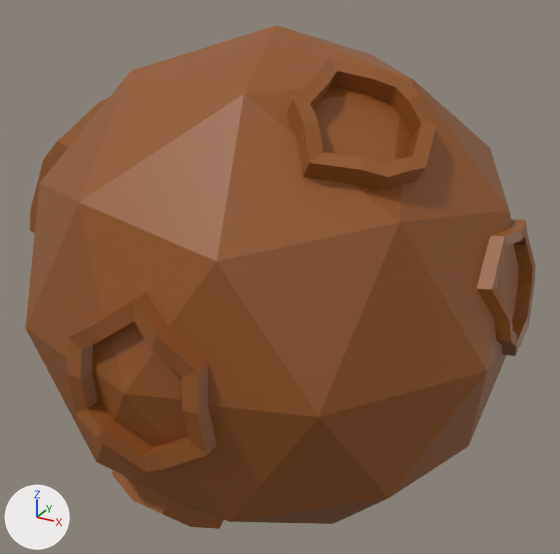
What one commit did to the Blender file Assets/Models/Asteroid.blend.
Camera for both pictures: a 50 mm camera at (1.417, -2.551, 1.292) aimed at (0.0, 0.024, 0.005). Every picture has the same lights, and +X, +Y and +Z are marked at lower left.
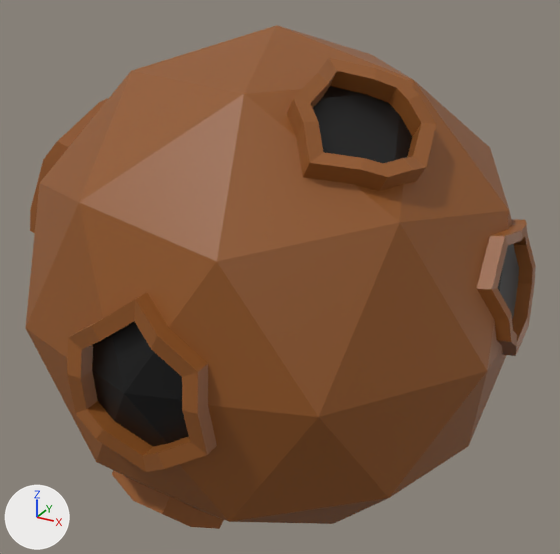
Commit message: Made inside of asteroid craters black

Where the change shows, as pixel boxes [x1, y1, x2, y2] in the pictures (560 x 554 px):
part 1 of me_icosphere, recoloured (brown to black)
    both: [92, 86, 519, 447]

Edits to the bpy script that builds the scene:
```text
Add mat_black:
    mat_black = principled_material('Black')
    mat_black.base_color = (0.0, 0.0, 0.0)  # black #000000
Change me_icosphere:
    where me_icosphere.from_pydata(...)  # 458 vertices, 445 faces; spans x -1.01..1.0, y -0.98..1.02, z -1.0..1.0
    used by ob_icosphere; location = (0.0, 0.0, 0.0)
    me_icosphere part 1: 32 of the faces centred in x -0.29..0.94, y -0.93..0.82, z -0.86..0.83 switch from mat_brown (brown #925622) to mat_black (black #000000)
```
